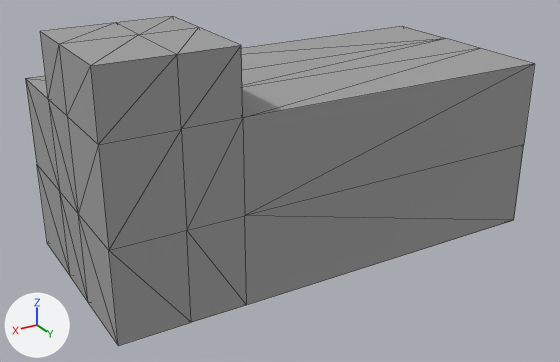
Before and after pictures for a commit that changed the FBX model Assets/Resources/101_DevelopPJHScene/8_Models/out/npchome/npchome@out_close.FBX.
The view is the same before and after, from a camera (50 mm lens) standing at (5.09, 6.94, 3.39) and looking at (0.24, -1.14, -0.65). Lighting does not change. The marker at lower left points along +X, +Y and +Z. Mesh edges are drawn as thin lines on the coarser meshes. Where no turn or scale is listed for an object, it has been applied to the vertices.

Before the edit, the objects in view are built like this:
```python
me_mesh_001 = bpy.data.meshes.new('Mesh.001')
me_mesh_001.from_pydata(...)  # 52 vertices, 98 faces; spans x -2.98..2.98, y -2.69..0.04, z -1.54..1.54
me_mesh_001.materials.append(mat_03___default)  # grey #9f9f9f
# before: 2 (-2.98, 0.04, -1.54) at pixel (513, 220), 3 (2.98, 0.04, -1.54) at pixel (118, 345), 6 (-2.98, 0.04, 0.77) at pixel (534, 63), 7 (2.98, 0.04, 0.77) at pixel (98, 144), 8 (1.4, 0.04, -1.54) at pixel (246, 305)
# before: 11 (1.4, 0.04, 0.77) at pixel (242, 117), 12 (2.11, 0.04, -1.54) at pixel (191, 322), 15 (2.11, 0.04, 0.77) at pixel (181, 129), 18 (2.98, 0.04, -0.38) at pixel (108, 250), 19 (-2.98, 0.04, -0.38) at pixel (523, 144)
# before: 21 (2.11, 0.04, -0.38) at pixel (186, 230), 23 (1.4, 0.04, -0.38) at pixel (244, 215), 44 (2.98, 0.04, 1.54) at pixel (90, 65), 45 (2.11, 0.04, 1.54) at pixel (177, 54), 46 (1.4, 0.04, 1.54) at pixel (241, 45)
ob_box001 = bpy.data.objects.new('Box001', me_mesh_001)
ob_box001.location = (0.0, 0.0, 0.0)
```
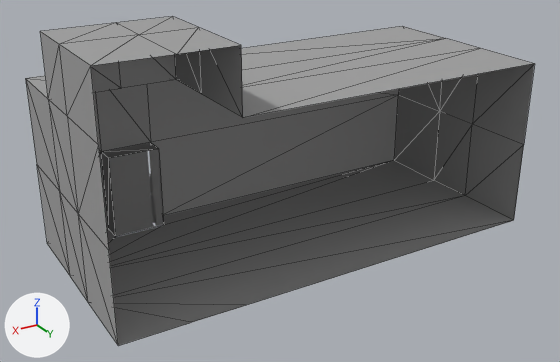
Where the change shows, as pixel boxes [x1, y1, x2, y2] in the pictures (560 x 362 px):
part 1 of me_mesh_001, deleted
    before: [91, 45, 535, 346]
'Object001', unchanged, uncovered by the edit
    after: [105, 145, 163, 237]

What the commit changed:
me_mesh_001 has 52 vertices, 98 faces and spans x -2.98..2.98, y -2.69..0.04, z -1.54..1.54.
me_mesh_001 is used by ob_box001; location (0.0, 0.0, 0.0).
Verts and faces of me_mesh_001; kept vertices keep their numbers, new ones are numbered from 52.
Part 1, on me_mesh_001:
Vertices deleted: 15, 21, 23 (with the faces that use them).
Faces deleted: (3, 12, 18), (7, 45, 44).
